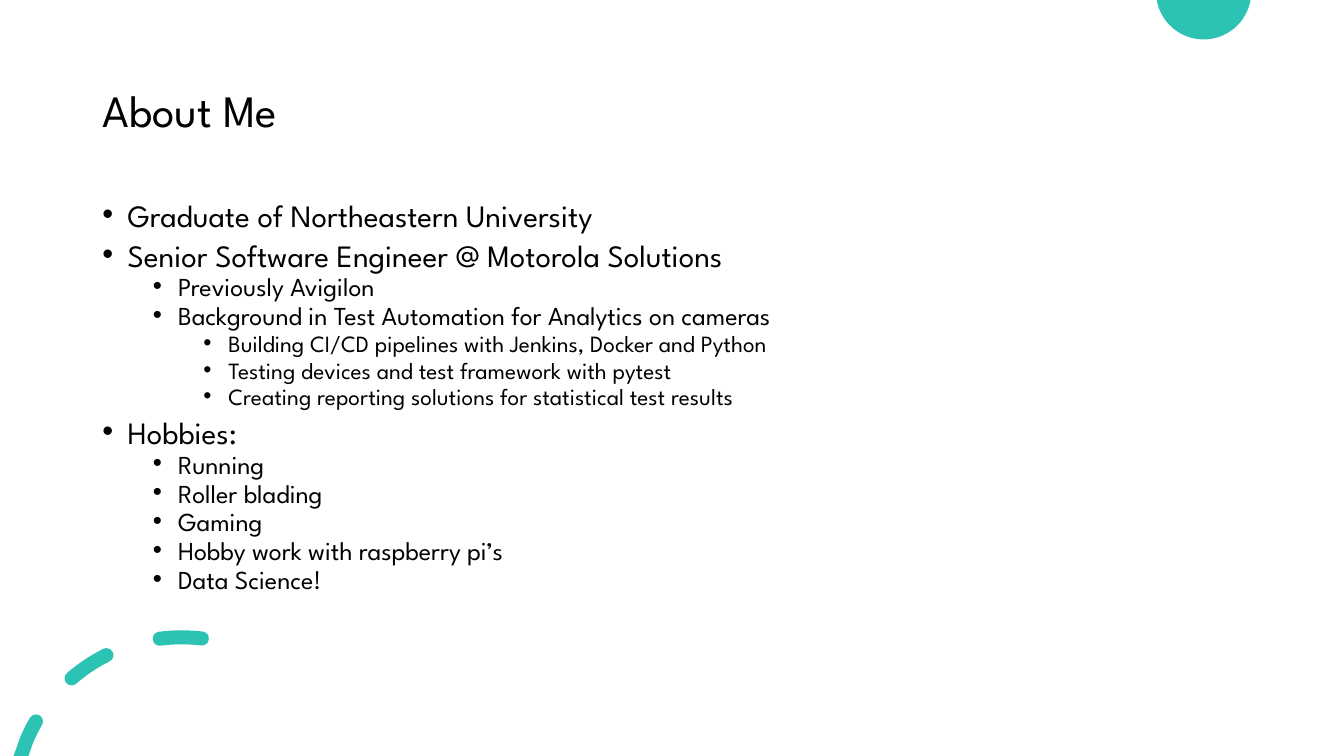
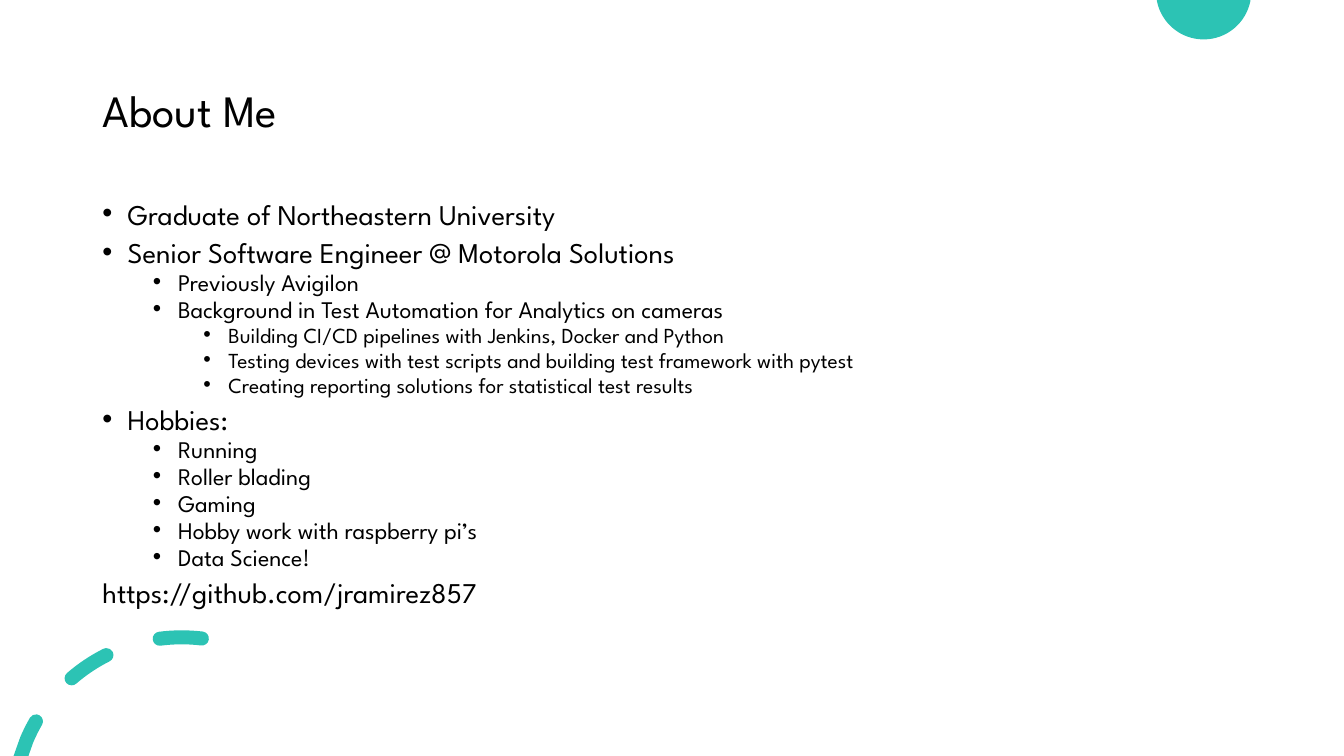
Before and after one commit to jramirez857/dash-presentation, a slide deck: slide 2 of intro-to-dash.pptx. Drawn at 1344x756 pixels with LibreOffice and Linux fonts; fonts in the diff are those of the drawing. Boxes give left, top, right and bottom in pixels: in the first picture for what was removed or moved away, otherwise in the second. Text is boxed around its words. In the diff, an @@ line names an element or a change of style, - is before the commit and + after.

```diff
--- a/intro-to-dash.pptx
+++ b/intro-to-dash.pptx
@@ text at bbox=[128, 205, 724, 567]: size 22.2 to 20.4 pt in "Graduate of Northeastern University", "Senior Software Engineer @ Motorola Solutions", "Hobbies:"; size 18.5 to 17 pt in "Previously Avigilon", "Background in Test Automation for Analytics on ...", "Running", "Roller blading" and 3 more places; size 16.6 to 15.3 pt in "Building CI/CD pipelines with Jenkins, Docker and ...", "Creating reporting solutions for statistical test results" @@
@@ text at bbox=[228, 347, 853, 373]: text changed; size 16.6 to 15.3 pt @@
-    • Testing devices and test framework with pytest
+    • Testing devices with test scripts and building test framework with pytest
@@ text at bbox=[102, 583, 476, 610]: paragraph added @@
+https://github.com/jramirez857
```
Also in this commit, not shown: 1 slide added, 52 other files.
